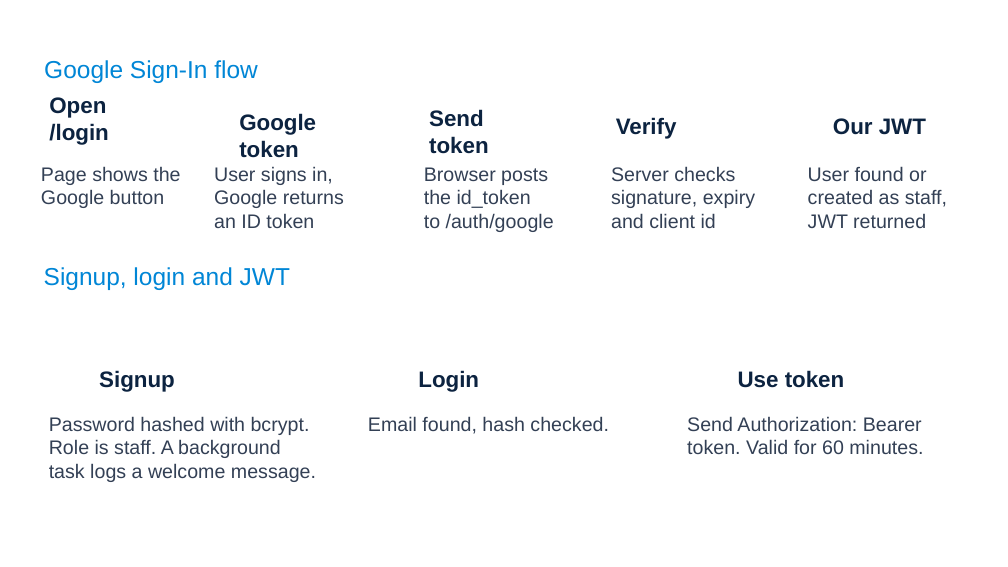
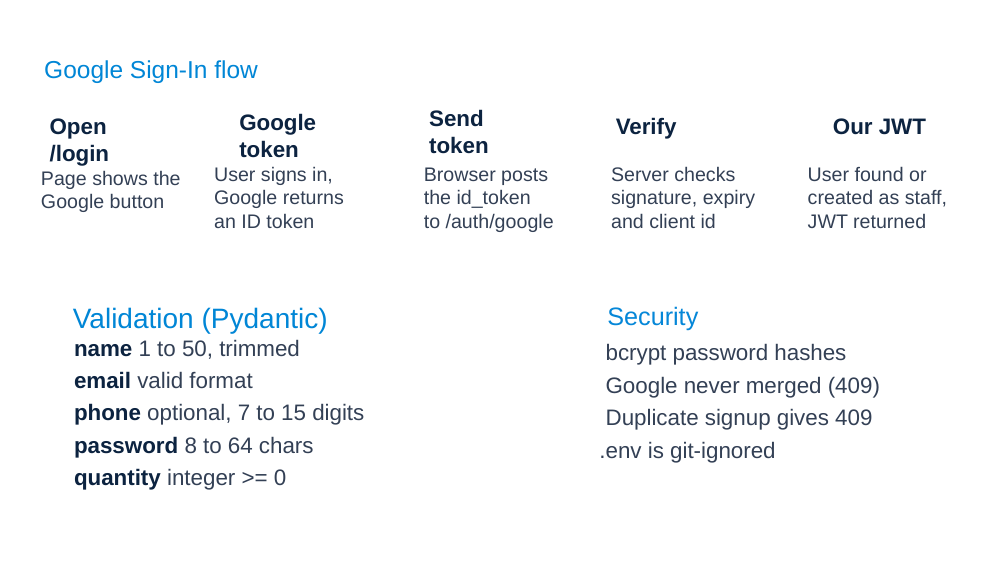
Before and after one commit to Rudrasharma111/inventory, a slide deck: slide 8 of M4ppt.pptx (slide 11 before the commit). Drawn at 1008x567 pixels with LibreOffice and Linux fonts; fonts in the diff are those of the drawing; background and template pictures are left out. Boxes give left, top, right and bottom in pixels: in the first picture for what was removed or moved away, otherwise in the second. Text is boxed around its words. In the diff, an @@ line names an element or a change of style, - is before the commit and + after.

```diff
--- a/M4ppt.pptx
+++ b/M4ppt.pptx
@@ text "Open /login": place and size @@
-text "Open /login" at <box>49,97,108,145</box>
+text "Open /login" at <box>50,118,109,166</box>
@@ text "Page shows the Google button": place and size @@
-text "Page shows the Google button" at <box>41,166,180,208</box>
+text "Page shows the Google button" at <box>41,170,180,212</box>
@@ text removed at <box>44,267,290,290</box> @@
-Signup, login and JWT
@@ text added at <box>73,307,328,333</box>, 20 pt, text #0086D6 @@
+Validation (Pydantic)
@@ text added at <box>607,306,698,331</box>, 18 pt, text #0587D8 @@
+Security
@@ text added at <box>74,339,364,490</box>, 16 pt, text #334055 @@
+name 1 to 50, trimmed
+email valid format
+phone optional, 7 to 15 digits
+password 8 to 64 chars
+quantity integer >= 0
@@ text added at <box>599,343,880,463</box>, 16 pt, text #334055 @@
+bcrypt password hashes
+Google never merged (409)
+Duplicate signup gives 409
+.env is git-ignored
@@ text removed at <box>99,370,175,392</box> @@
-Signup
@@ text removed at <box>418,370,479,392</box> @@
-Login
@@ text removed at <box>738,370,845,388</box> @@
-Use token
@@ text removed at <box>49,416,316,482</box> @@
-Password hashed with bcrypt. Role is staff. A background task logs a welcome message.
@@ text removed at <box>368,416,609,434</box> @@
-Email found, hash checked.
@@ text removed at <box>687,416,923,454</box> @@
-Send Authorization: Bearer token. Valid for 60 minutes.
```
Also in this commit, not shown: 3 other slides changed, 3 slides removed, 12 other files.
